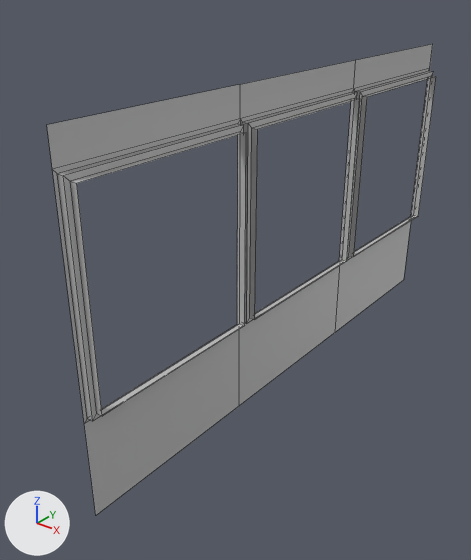
The FBX model GART250/Exports/SM_WindowFrame_Main.fbx, before and after one commit.
Rendered twice from a 50 mm lens placed at (2.98, -1.88, 3.19), pointed at (0.05, 1.79, 0.92). The lights are fixed; the arrows at lower left show +X, +Y and +Z. Mesh edges are drawn as thin lines. Where no turn or scale is listed for an object, it has been applied to the vertices.
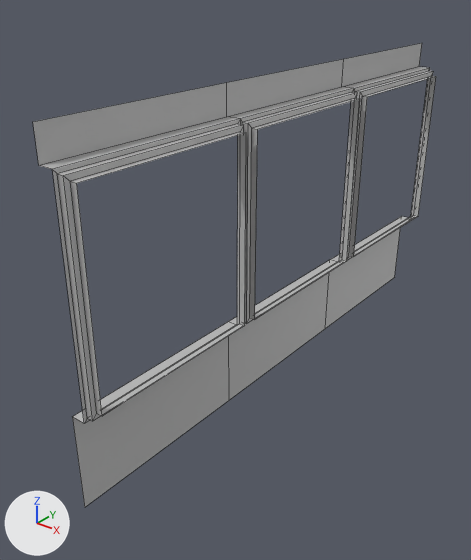
Location of each change, (x1, y1, x2, y2) in pixels of the pictures (471 x 560 px):
'polySurface42', reshaped
    before: (47, 44, 436, 515)
    after: (33, 43, 436, 507)
part 1 of me_mesh, built on
    before: (47, 44, 433, 515)
    after: (33, 43, 429, 507)

The change, as a diff of the scene's bpy script:
```diff
--- a/GART250/Exports/SM_WindowFrame_Main.fbx.py
+++ b/GART250/Exports/SM_WindowFrame_Main.fbx.py
@@ me_mesh @@
 # used by ob_polysurface42; location = (0.0, 0.0, 0.0)
-me_mesh.from_pydata(...)  # 64 vertices, 54 faces; spans x 0.33..0.43, y 0.0..4.45, z 0.0..2.5
+me_mesh.from_pydata(...)  # 72 vertices, 60 faces; spans x 0.22..0.43, y 0.0..4.45, z 0.0..2.5
+# me_mesh part 1
+# 8 vertices are removed from x 0.33, y 0.0..4.45, z 0.0..2.5
+# 6 faces are deleted
+# 8 vertices are added at x 0.22, y 0.0..4.45, z 0.0..2.5
+# 8 new vertices lie (-0.11, 0.0, 0.0) away from vertices in x 0.33, y 0.0..4.45, z 0.73..2.28
+# 12 new faces join them
 me_mesh.materials.append(mat_lambert1)
```
